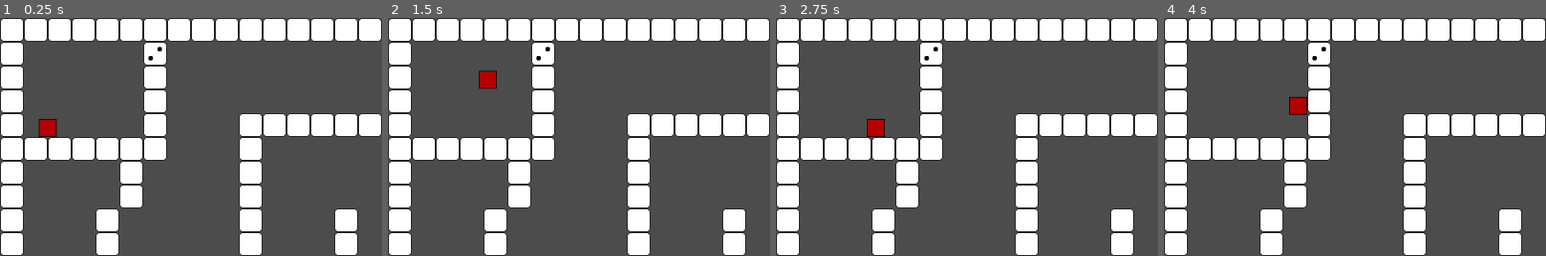
Above: before the commit, frames 1-4 (left to right).
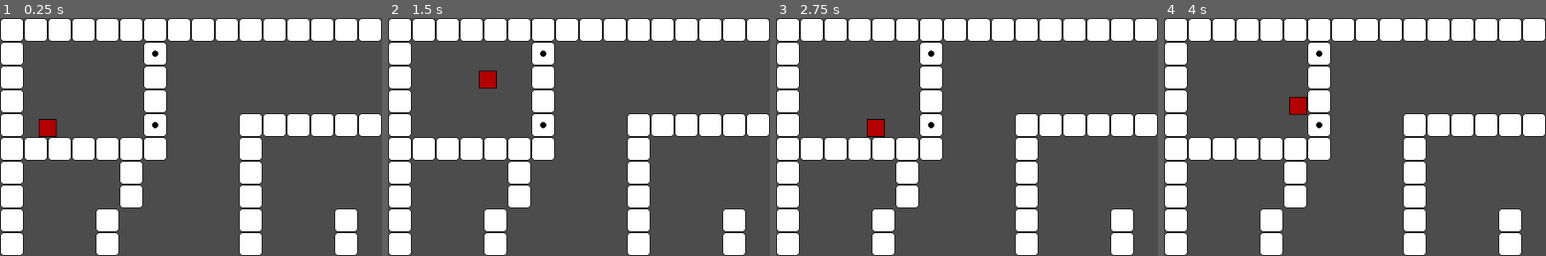
Above: after the commit, the same moments.

Repository: Parm345/GMTK-2022
Game: Godot game, scene res://Scenes/Level 1.tscn
Two runs of this game, one before a commit and one after it. Both use one fixed random seed, a clock stepped at 60 frames per second and the inputs below. This scene is started directly instead of the project's main scene.
Inputs:
- Up to frame 1 (0.25 s): no input
- Up to frame 2 (1.5 s): tap Enter at 0.5 s; hold Right (ui_right) from 0.53 s (still down); tap Space (jump) at 0.77 s
- Up to frame 3 (2.75 s): tap Space (jump) at 1.52 s; release Right (ui_right) at 2.03 s; hold Left (ui_left) from 2.03 s (still down)
- Up to frame 4 (4 s): release Left (ui_left) at 2.78 s; hold Right (ui_right) from 2.78 s (still down); tap Space (jump) at 3.02, 3.77 s
The pictures show only the part of the screen within x 0-50%, y 0-50%; the shares and areas given below are measured in that part.

The runs differ from the first frame. In frame 1, 0.1% of the frame differs, in the area x 38-43%, y 12-47%; in frame 2, 0.1%; in frame 3, 0.1%; in frame 4, 0.1%.

Commit message:
made sliding die

Diff:
--- a/Dodging Dice/Player/Player 2.gd
+++ b/Dodging Dice/Player/Player 2.gd
@@ -41,6 +41,10 @@
 
 	#move
 	velocity = move_and_slide(velocity, Vector2.UP);
+	for i in get_slide_count():
+		var collision = get_slide_collision(i);
+		if collision.collider.is_in_group("dice"):
+			collision.collider.move(-collision.get_normal());
 
 	#landed/airborned signal
 	if is_on_floor():
--- /dev/null
+++ b/Dodging Dice/Scenes/Bouncing Die.tscn
@@ -0,0 +1,11 @@
+[gd_scene load_steps=2 format=2]
+
+[ext_resource path="res://Sprites/Dice 32-CC-1.png" type="Texture" id=1]
+
+[node name="Bouncing Die" type="RigidBody2D"]
+
+[node name="Sprite" type="Sprite" parent="."]
+texture = ExtResource( 1 )
+
+[node name="CollisionPolygon2D" type="CollisionPolygon2D" parent="." groups=["dice"]]
+polygon = PoolVector2Array( -12, -16, 12, -16, 12, -15, 14, -15, 14, -14, 15, -14, 15, -12, 16, -12, 16, 12, 15, 12, 15, 14, 14, 14, 14, 15, 12, 15, 12, 16, -12, 16, -12, 15, -14, 15, -14, 14, -15, 14, -15, 12, -16, 12, -16, -12, -15, -12, -15, -14, -14, -14, -14, -15, -12, -15 )
--- a/Dodging Dice/Scenes/Level 1.tscn
+++ b/Dodging Dice/Scenes/Level 1.tscn
@@ -1,15 +1,22 @@
-[gd_scene load_steps=3 format=2]
+[gd_scene load_steps=4 format=2]
 
 [ext_resource path="res://Scenes/Die Faces.tres" type="TileSet" id=1]
 [ext_resource path="res://Player/Player 2.tscn" type="PackedScene" id=2]
+[ext_resource path="res://Scenes/Sliding Die.tscn" type="PackedScene" id=3]
 
 [node name="Level 1" type="Node2D"]
 
-[node name="TileMap" type="TileMap" parent="."]
+[node name="Walls" type="TileMap" parent="."]
 tile_set = ExtResource( 1 )
 cell_size = Vector2( 32, 32 )
 format = 1
-tile_data = PoolIntArray( 0, 0, 0, 1, 0, 0, 2, 0, 0, 3, 0, 0 …(252 unchanged characters)…  0, 30, 0, 0, 31, 0, 0, 65536, 0, 0, 65542, 2, 0, 65556, 0, 0, 65567, 0, 0, 131072, 0, 0, 131078, 0, 0, 131092, 0, 0, 131103, 0, 0, 196608, 0, 0, 196614, 0, 0, 196628, 0, 0, 196631, 0, 0, 196632, 0, 0, 196633, 0, 0, 196634, 0, 0, 196635, 0, 0, 196636, 0, 0, 196637, 0, 0, 196638, 0, 0, 196639, 0, 0, 262144, 0, 0, 262150, 0, 0, 262154, 0, 0, 262155, 0, 0, 2621 …(2081 unchanged characters)…
+tile_data = PoolIntArray( 0, 0, 0, 1, 0, 0, 2, 0, 0, 3, 0, 0 …(252 unchanged characters)…  0, 30, 0, 0, 31, 0, 0, 65536, 0, 0, 65556, 0, 0, 65567, 0, 0, 131072, 0, 0, 131078, 0, 0, 131092, 0, 0, 131103, 0, 0, 196608, 0, 0, 196614, 0, 0, 196628, 0, 0, 196631, 0, 0, 196632, 0, 0, 196633, 0, 0, 196634, 0, 0, 196635, 0, 0, 196636, 0, 0, 196637, 0, 0, 196638, 0, 0, 196639, 0, 0, 262144, 0, 0, 262154, 0, 0, 262155, 0, 0, 2621 …(2081 unchanged characters)…
+
+[node name="Sliding Die" parent="Walls" instance=ExtResource( 3 )]
+position = Vector2( 192, 128 )
 
 [node name="Player 2" parent="." instance=ExtResource( 2 )]
 position = Vector2( 64, 148 )
+
+[node name="Sliding Die" parent="." instance=ExtResource( 3 )]
+position = Vector2( 192, 32 )
--- /dev/null
+++ b/Dodging Dice/Scenes/Sliding Die.gd
@@ -0,0 +1,17 @@
+extends KinematicBody2D
+
+var t:float = 32;
+var value:int = 1;
+var speed:float = 32;
+var dice_sprites = [];
+var distance:float = 0;
+
+func _ready():
+	for i in range(7):
+		var sprite:Node = get_node("Dice "+str(i));
+		dice_sprites.append(sprite);
+	dice_sprites[value].visible = true;
+
+func move(direction):
+	var velocity:Vector2 = speed*direction;
+	velocity = move_and_slide(velocity, Vector2(0,0));
--- a/Dodging Dice/Scenes/Sliding Die.tscn
+++ b/Dodging Dice/Scenes/Sliding Die.tscn
@@ -1,10 +1,55 @@
-[gd_scene load_steps=2 format=2]
+[gd_scene load_steps=10 format=2]
 
-[ext_resource path="res://Sprites/Dice 32-CC-1.png" type="Texture" id=1]
+[ext_resource path="res://Sprites/Dice 32-CC-B.png" type="Texture" id=1]
+[ext_resource path="res://Scenes/Sliding Die.gd" type="Script" id=2]
+[ext_resource path="res://Sprites/Dice 32-CC-1.png" type="Texture" id=3]
+[ext_resource path="res://Sprites/Dice 32-CC-2.png" type="Texture" id=4]
+[ext_resource path="res://Sprites/Dice 32-CC-3.png" type="Texture" id=5]
+[ext_resource path="res://Sprites/Dice 32-CC-5.png" type="Texture" id=6]
+[ext_resource path="res://Sprites/Dice 32-CC-6.png" type="Texture" id=7]
+[ext_resource path="res://Sprites/Dice 32-CC-4.png" type="Texture" id=8]
 
-[node name="Sliding Die" type="KinematicBody2D"]
+[sub_resource type="RectangleShape2D" id=1]
+extents = Vector2( 16, 16 )
 
-[node name="Sprite" type="Sprite" parent="."]
+[node name="Sliding Die" type="KinematicBody2D" groups=["dice"]]
+script = ExtResource( 2 )
+
+[node name="CollisionShape2D" type="CollisionShape2D" parent="."]
+position = Vector2( 16, 16 )
+shape = SubResource( 1 )
+
+[node name="Dice 0" type="Sprite" parent="."]
+visible = false
+position = Vector2( 16, 16 )
 texture = ExtResource( 1 )
 
-[node name="AnimatedSprite" type="AnimatedSprite" parent="."]
+[node name="Dice 1" type="Sprite" parent="."]
+visible = false
+position = Vector2( 16, 16 )
+texture = ExtResource( 3 )
+
+[node name="Dice 2" type="Sprite" parent="."]
+visible = false
+position = Vector2( 16, 16 )
+texture = ExtResource( 4 )
+
+[node name="Dice 3" type="Sprite" parent="."]
+visible = false
+position = Vector2( 16, 16 )
+texture = ExtResource( 5 )
+
+[node name="Dice 4" type="Sprite" parent="."]
+visible = false
+position = Vector2( 16, 16 )
+texture = ExtResource( 8 )
+
+[node name="Dice 5" type="Sprite" parent="."]
+visible = false
+position = Vector2( 16, 16 )
+texture = ExtResource( 6 )
+
+[node name="Dice 6" type="Sprite" parent="."]
+visible = false
+position = Vector2( 16, 16 )
+texture = ExtResource( 7 )
